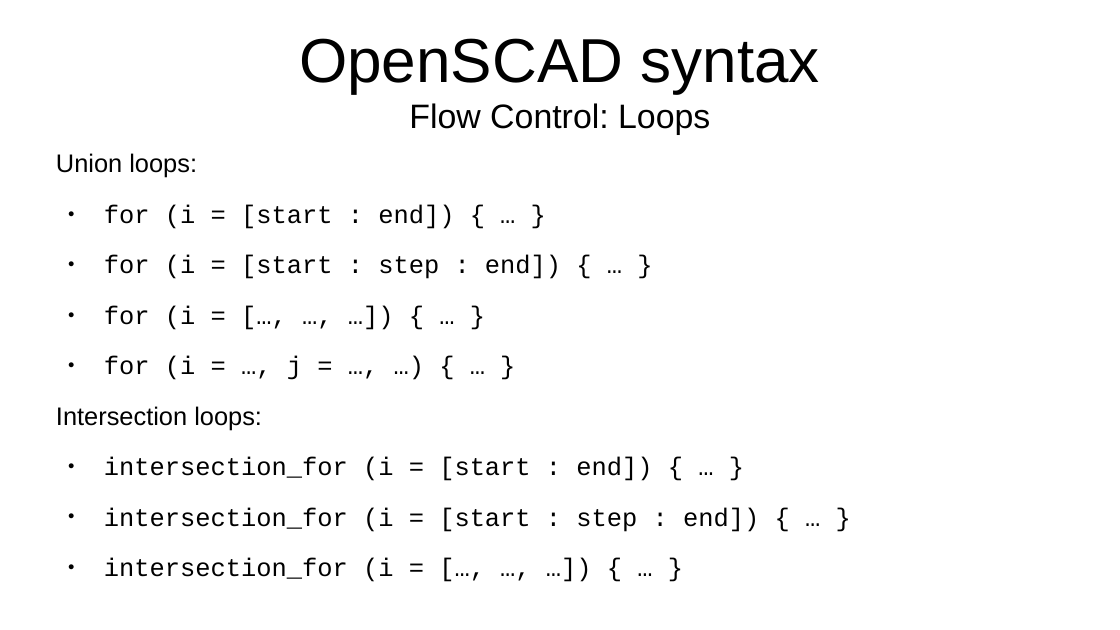
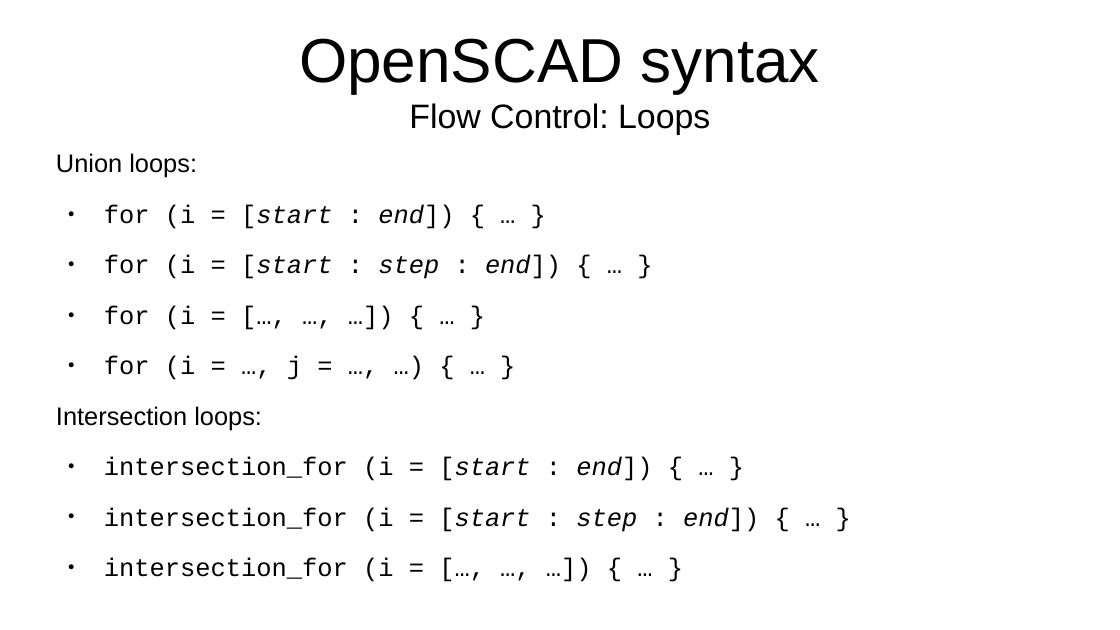
Before and after one commit to ftvkyo/openscad-workshop, a slide deck: slide 10 of slides/20250928 OpenSCAD for Beginners.odp. Drawn at 1120x630 pixels with LibreOffice and Linux fonts; fonts in the diff are those of the drawing. Boxes give left, top, right and bottom in pixels: in the first picture for what was removed or moved away, otherwise in the second. Text is boxed around its words. In the diff, an @@ line names an element or a change of style, - is before the commit and + after.

```diff
--- a/slides/20250928 OpenSCAD for Beginners.odp
+++ b/slides/20250928 OpenSCAD for Beginners.odp
@@ text at (104,204,759,532): italic on in "[start end])", "[start step end])", "[start end])", "[start step end])" @@
```
Also in this commit, not shown: 6 other slides changed, 16 slides added, 12 slides removed, 9 other files.
